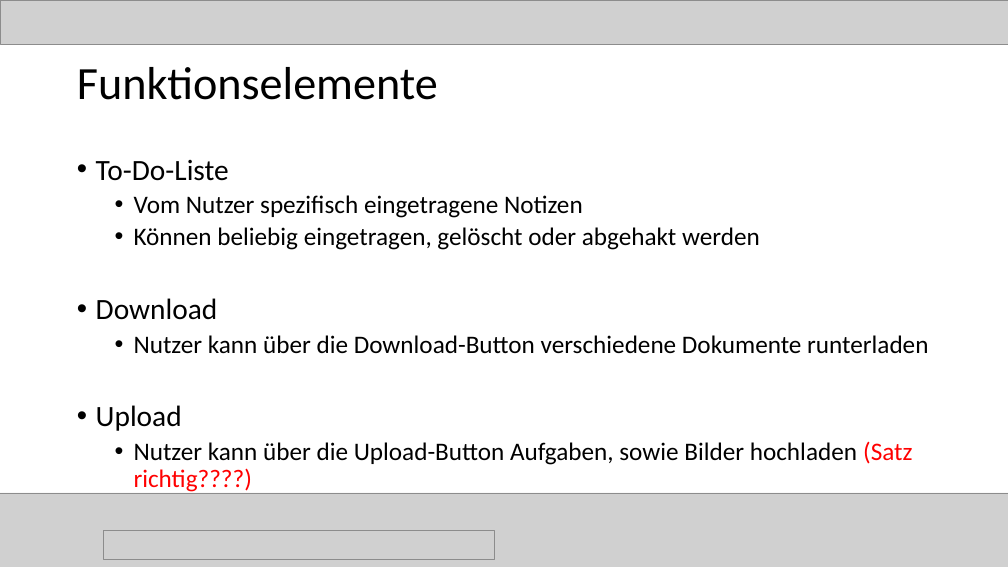
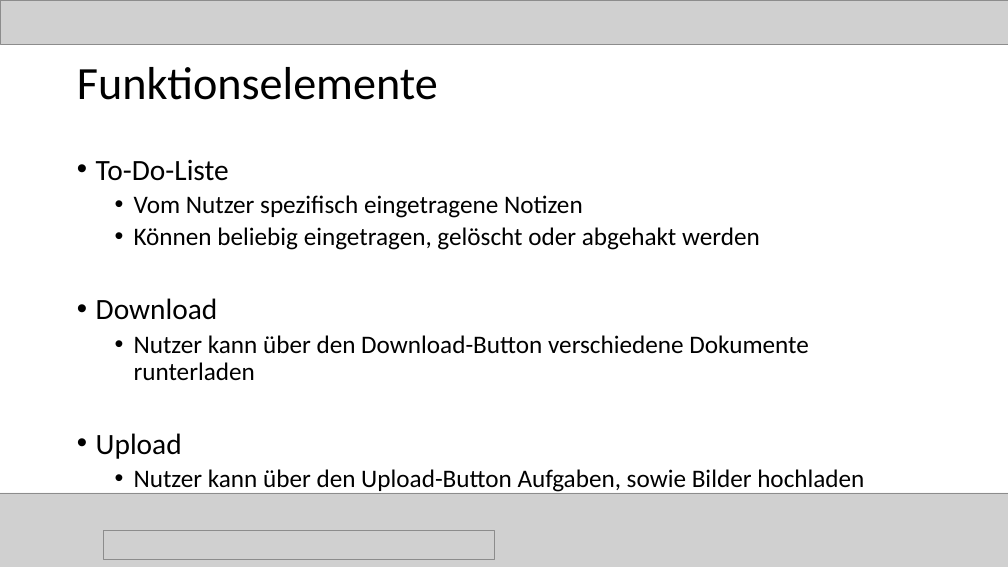
Before and after one commit to magharmi/StudentenFuerStudenten, a slide deck: slide 48 of websitePPneu.pptx. Drawn at 1008x567 pixels with LibreOffice and Linux fonts; fonts in the diff are those of the drawing; grey boxes stand for pictures. Boxes give left, top, right and bottom in pixels: in the first picture for what was removed or moved away, otherwise in the second. Text is boxed around its words. In the diff, an @@ line names an element or a change of style, - is before the commit and + after.

```diff
--- a/websitePPneu.pptx
+++ b/websitePPneu.pptx
@@ text at bbox=[134, 335, 809, 380]: text changed @@
-  • Nutzer kann über die Download-Button verschiedene Dokumente runterladen
+  • Nutzer kann über den Download-Button verschiedene Dokumente runterladen
@@ text at bbox=[134, 469, 864, 492]: text changed @@
-  • Nutzer kann über die Upload-Button Aufgaben, sowie Bilder hochladen (Satz richtig????)
+  • Nutzer kann über den Upload-Button Aufgaben, sowie Bilder hochladen
```
Also in this commit, not shown: 3 other slides changed, 2 slides added, 1 slide removed.
